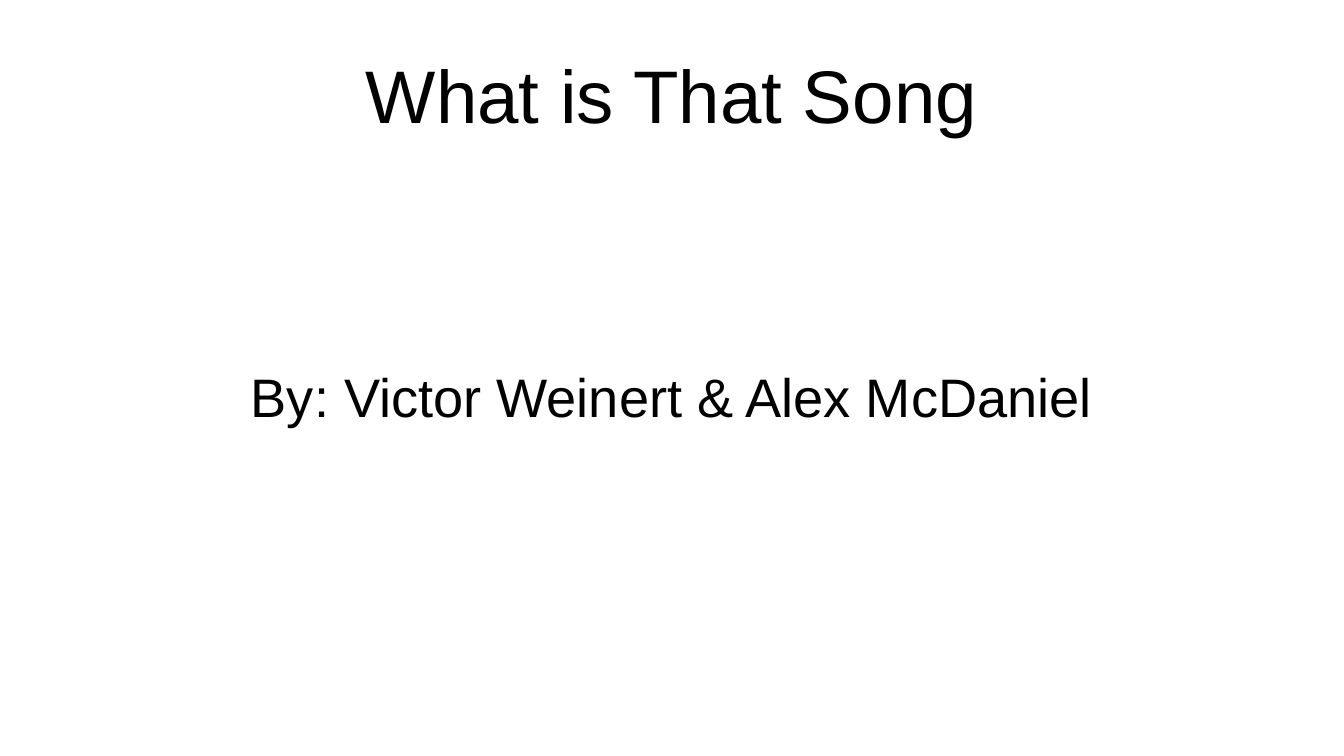
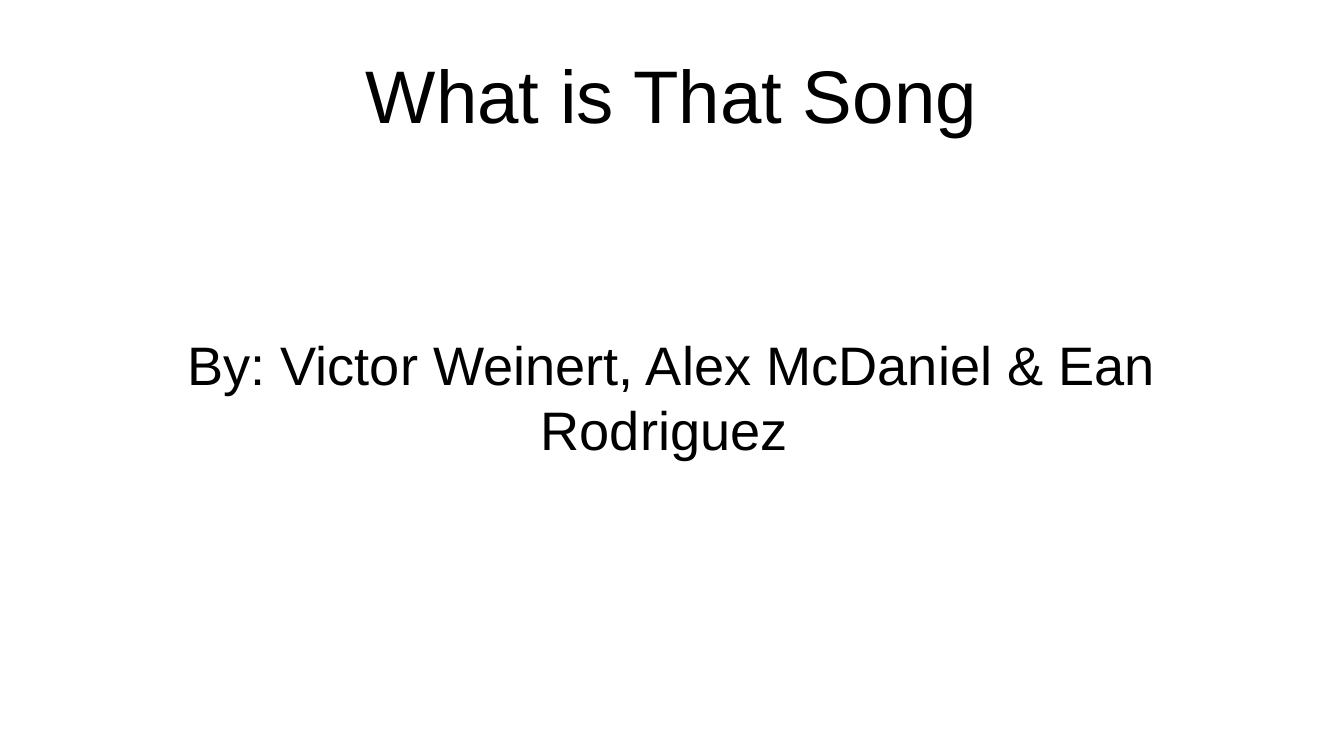
Before and after one commit to alexm1937/what-is-that-song, a slide deck: slide 1 of presentation.odp. Drawn at 1344x756 pixels with LibreOffice and Linux fonts; fonts in the diff are those of the drawing. Boxes give left, top, right and bottom in pixels: in the first picture for what was removed or moved away, otherwise in the second. Text is boxed around its words. In the diff, an @@ line names an element or a change of style, - is before the commit and + after.

```diff
--- a/presentation.odp
+++ b/presentation.odp
@@ subtitle at (187,345,1154,459): text changed @@
-By: Victor Weinert & Alex McDaniel
+By: Victor Weinert, Alex McDaniel & Ean Rodriguez
```
Also in this commit, not shown: 2 other slides changed, 1 other file.
